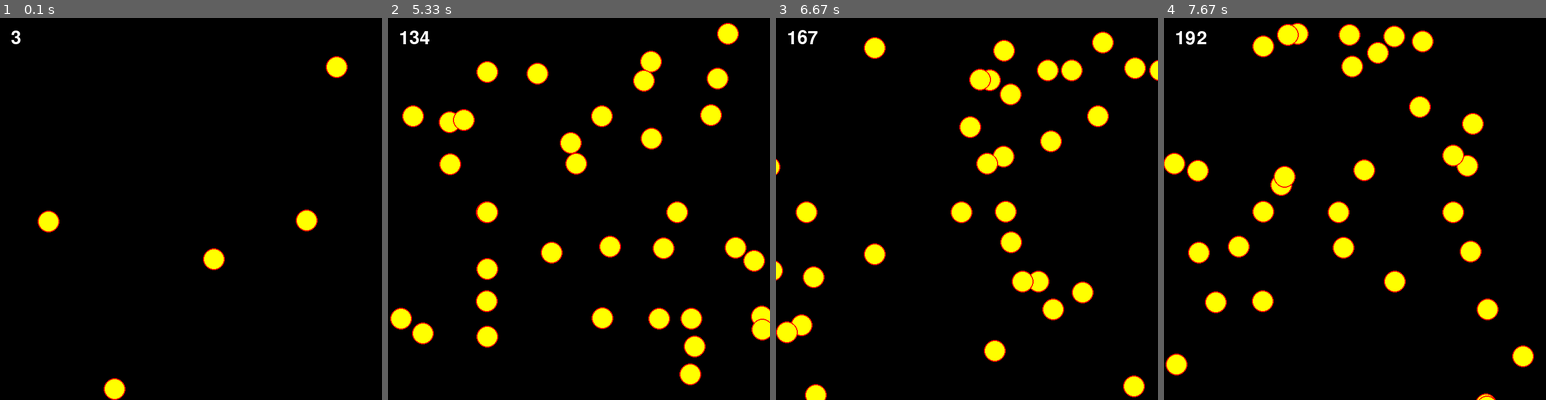
Above: before the commit, frames 1-4 (left to right).
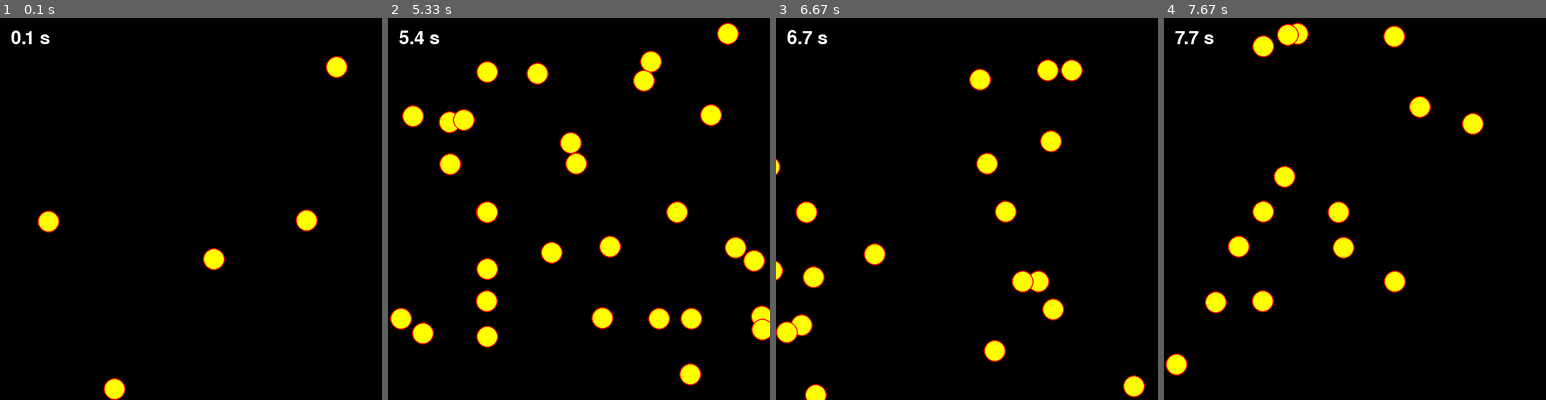
Above: after the commit, the same moments.

Repository: johanhake/it2-kodeekssempler-25-26
Game: pygame game, started from runde4/eksempler/eks_4.2.1_baller_med_tid.py
Two runs of this game, one before a commit and one after it. Both use one fixed random seed, a clock stepped at 60 frames per second and the inputs below.
Inputs (mouse positions are in pixels of both pictures, inside the frame that each line leads up to):
- Up to frame 1 (0.1 s): no input
- Up to frame 2 (5.33 s): press the mouse at (487, 212) at 0.37 s; move the mouse to (552, 251) at 0.47 s; release the mouse at (617, 293) at 0.6 s; press the mouse at (487, 212) at 0.7 s; move the mouse to (556, 228) at 0.8 s; release the mouse at (624, 243) at 0.93 s; press the mouse at (487, 212) at 1.03 s; move the mouse to (525, 258) at 1.13 s; release the mouse at (559, 308) at 1.27 s; press the mouse at (487, 212) at 1.37 s; move the mouse to (582, 239) at 1.47 s; release the mouse at (678, 270) at 1.6 s; press the mouse at (487, 212) at 1.7 s; move the mouse to (598, 262) at 1.8 s; release the mouse at (712, 308) at 1.93 s; press the mouse at (487, 212) at 2.03 s; move the mouse to (575, 178) at 2.13 s; release the mouse at (659, 140) at 2.27 s; press the mouse at (487, 212) at 2.37 s; move the mouse to (575, 163) at 2.47 s; release the mouse at (666, 113) at 2.6 s; press the mouse at (487, 212) at 2.7 s; move the mouse to (491, 178) at 2.8 s; release the mouse at (494, 140) at 2.93 s; press the mouse at (487, 212) at 3.03 s; move the mouse to (475, 281) at 3.13 s; release the mouse at (464, 350) at 3.27 s; press the mouse at (487, 212) at 3.37 s; move the mouse to (494, 224) at 3.47 s; release the mouse at (502, 239) at 3.6 s; press the mouse at (487, 212) at 3.7 s; move the mouse to (590, 254) at 3.8 s; release the mouse at (697, 300) at 3.93 s; press the mouse at (487, 212) at 4.03 s; move the mouse to (521, 151) at 4.13 s; release the mouse at (556, 94) at 4.27 s; press the mouse at (487, 212) at 4.37 s; move the mouse to (487, 243) at 4.47 s; release the mouse at (483, 273) at 4.6 s; press the mouse at (487, 212) at 4.7 s; move the mouse to (464, 178) at 4.8 s; release the mouse at (437, 140) at 4.93 s; press the mouse at (487, 212) at 5.03 s; move the mouse to (601, 231) at 5.13 s; release the mouse at (716, 254) at 5.27 s
- Up to frame 3 (6.67 s): no input
- Up to frame 4 (7.67 s): no input

The runs differ from the first frame. In frame 1, 0.1% of the frame differs, in the area x 3-13%, y 3-7%; in frame 2, 1.5%; in frame 3, 3.2%; in frame 4, 3.9%, in the area x 0-97%, y 1-100%.

Commit message:
Gjennomgang i timen

Diff:
--- a/runde4/eksempler/eks_4.2.1_baller_med_tid.py
+++ b/runde4/eksempler/eks_4.2.1_baller_med_tid.py
@@ -24,6 +24,7 @@
         self.app.all_sprites.add(self)
         self.vx = vx
         self.vy = vy
+        self.frame_start = self.app.frame
 
     def update(self):
         self.rect.x += self.vx
@@ -35,6 +36,10 @@
 
         if self.rect.bottom > HEIGHT or self.rect.top < 0:
             self.vy *= -1
+
+        # Fjerner ballen etter 5 sekunder
+        if self.app.frame - self.frame_start > 5*FPS:
+            self.kill()
 
 class App:
     def __init__(self):
@@ -68,7 +73,7 @@
     def draw(self):
         self.screen.fill("black")
         self.all_sprites.draw(self.screen)
-        tekst = self.font.render(f"{self.frame}", True, "white")
+        tekst = self.font.render(f"{self.frame/FPS:.1f} s", True, "white")
         self.screen.blit(tekst, (20, 20))
         pg.display.update()
 
--- a/runde4/eksempler/eks_4.2.2_event.py
+++ b/runde4/eksempler/eks_4.2.2_event.py
@@ -22,6 +22,13 @@
         for event in pg.event.get():
             if event.type == pg.QUIT:
                 self.running = False
+
+            if event.type == pg.KEYDOWN:
+                self.tast = pg.key.name(event.key)
+                self.vis_tastetrykk = True
+
+            if event.type == pg.MOUSEBUTTONDOWN:
+                self.antall_museklikk += 1
 
     def update(self):
         pass
--- a/runde4/eksempler/eks_4.2.3_flytt_ball.py
+++ b/runde4/eksempler/eks_4.2.3_flytt_ball.py
@@ -19,9 +19,15 @@
         self.app = app
         self.app.all_sprites.add(self)
 
-def update(self):
-    keys = pg.key.get_pressed()
-    # Fortsett her
+    def update(self):
+        keys = pg.key.get_pressed()
+
+        if keys[pg.K_LEFT] and self.app.flytt:
+            self.rect.x -= self.dx
+        if keys[pg.K_RIGHT] and self.app.flytt:
+            self.rect.x += self.dx
+
+        self.app.flytt = False
 
 class App:
     def __init__(self):
